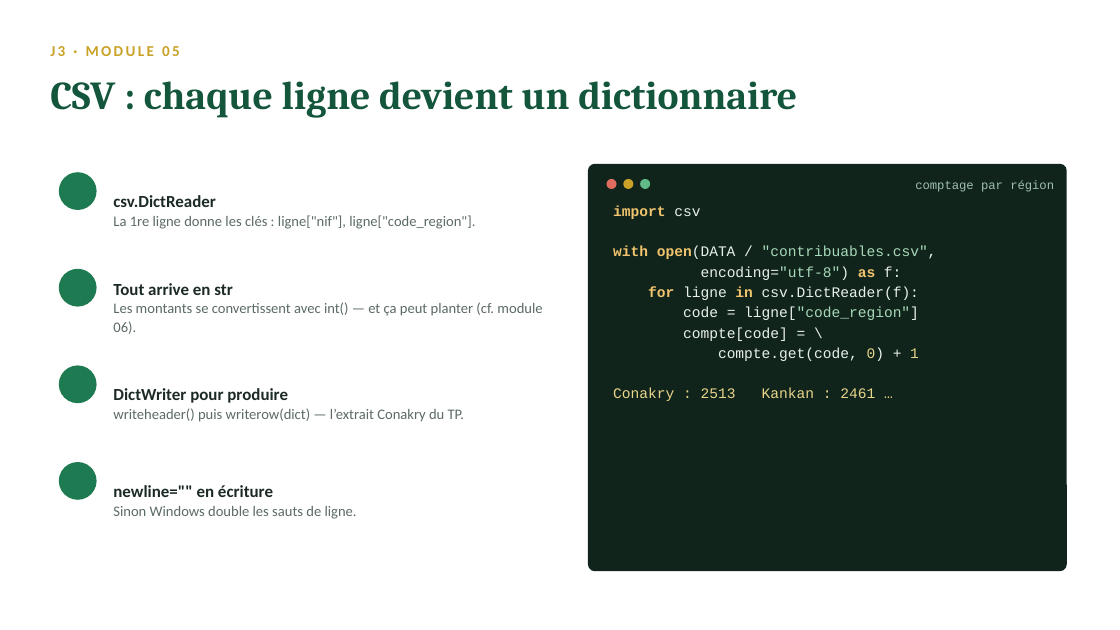
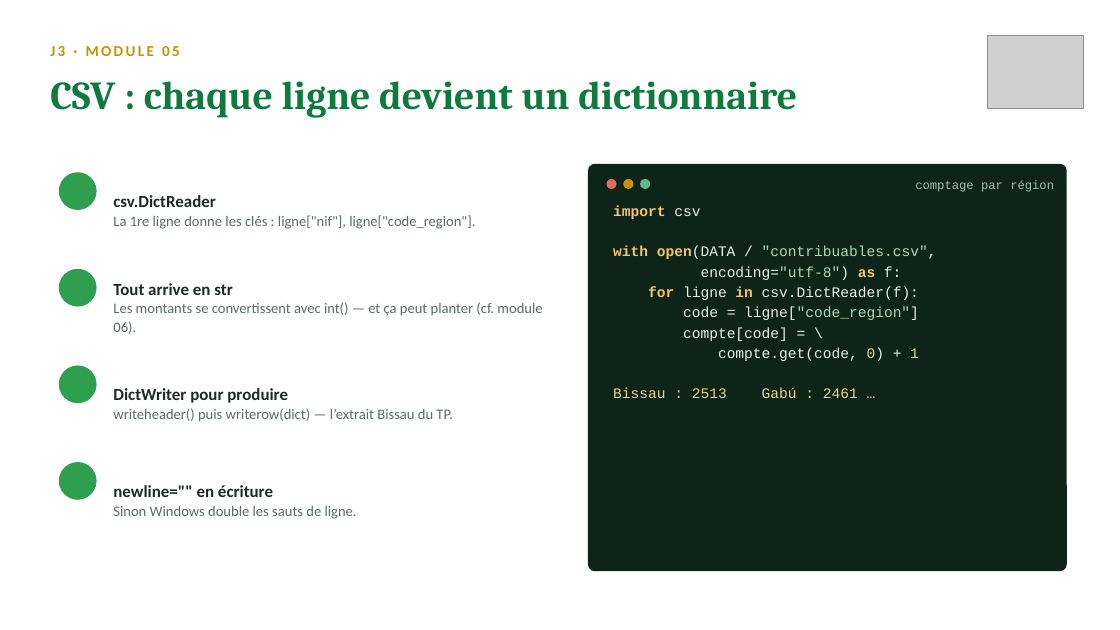
Before and after one commit to sogui/formation-python, a slide deck: slide 4 of slides/sources/J3-fichiers-robustesse.pptx. Drawn at 1120x630 pixels with LibreOffice and Linux fonts; fonts in the diff are those of the drawing; grey boxes stand for pictures; background and template pictures are left out. Boxes give left, top, right and bottom in pixels: in the first picture for what was removed or moved away, otherwise in the second. Text is boxed around its words. In the diff, an @@ line names an element or a change of style, - is before the commit and + after.

Commit message:
Guinée-Bissau (DGI) : correction géographique + nouveau design des slides
- Régions et secteurs de Guinée-Bissau (Bissau, Bafatá, Gabú, Cacheu…)
- Noms bissau-guinéens, téléphones 95/96/97, montants en FCFA
- Slides : palette drapeau (rouge/jaune/vert), logo DGI en couverture
  et en en-tête de chaque slide

```diff
--- a/slides/sources/J3-fichiers-robustesse.pptx
+++ b/slides/sources/J3-fichiers-robustesse.pptx
@@ text "J3 · MODULE 05" at bbox=[50, 46, 180, 56]: text colour #C9A227 to #C79100 @@
@@ picture added at bbox=[987, 35, 1084, 108] @@
@@ text "CSV : chaque ligne devient ..." at bbox=[50, 81, 797, 118]: text colour #14563C to #0E7A3D @@
@@ rounded rectangle at bbox=[588, 164, 1067, 571]: fill #10241B to #0F2418 @@
@@ ellipse at bbox=[623, 179, 634, 189]: fill #C9A227 to #C79100 @@
@@ text at bbox=[613, 388, 858, 398]: text changed @@
-Conakry : 2513 Kankan : 2461 …
+Bissau : 2513 Gabú : 2461 …
@@ text at bbox=[113, 408, 452, 422]: text changed @@
-writeheader() puis writerow(dict) — l’extrait Conakry du TP.
+writeheader() puis writerow(dict) — l’extrait Bissau du TP.
@@ fill #1E7A50 to #2E9E4F in 4 elements at bbox=[59, 172, 97, 210], bbox=[59, 269, 97, 307], bbox=[59, 365, 97, 403], bbox=[59, 462, 97, 500] @@
```
Also in this commit, not shown: 9 other slides changed, 29 other files.
